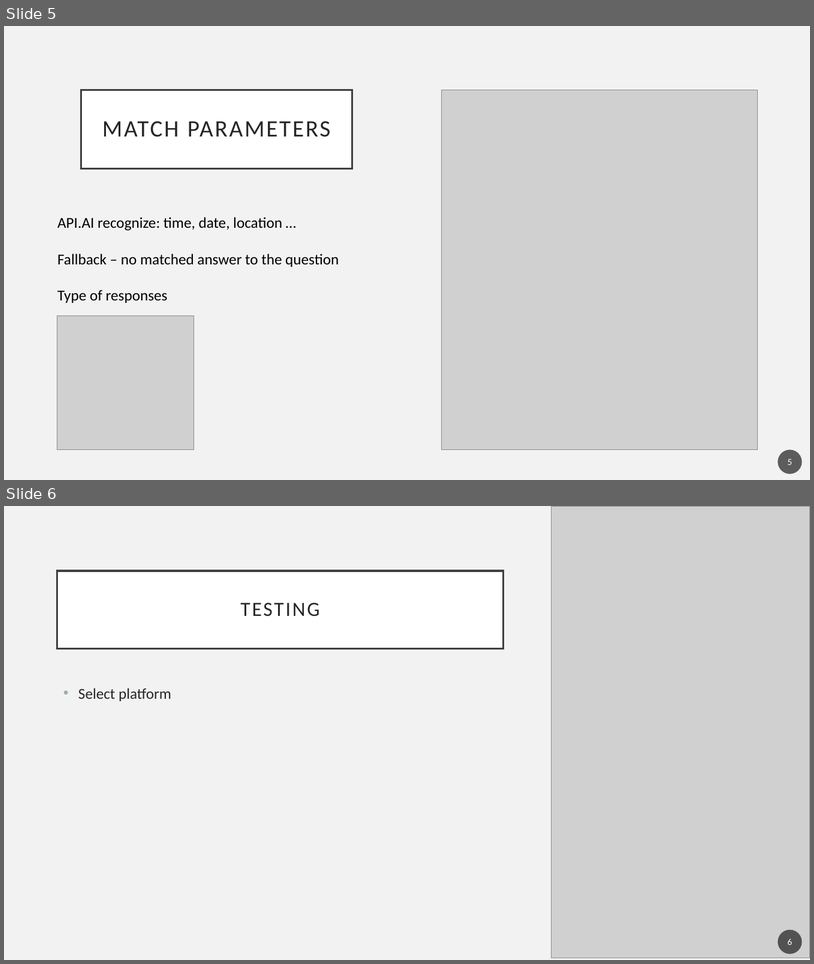
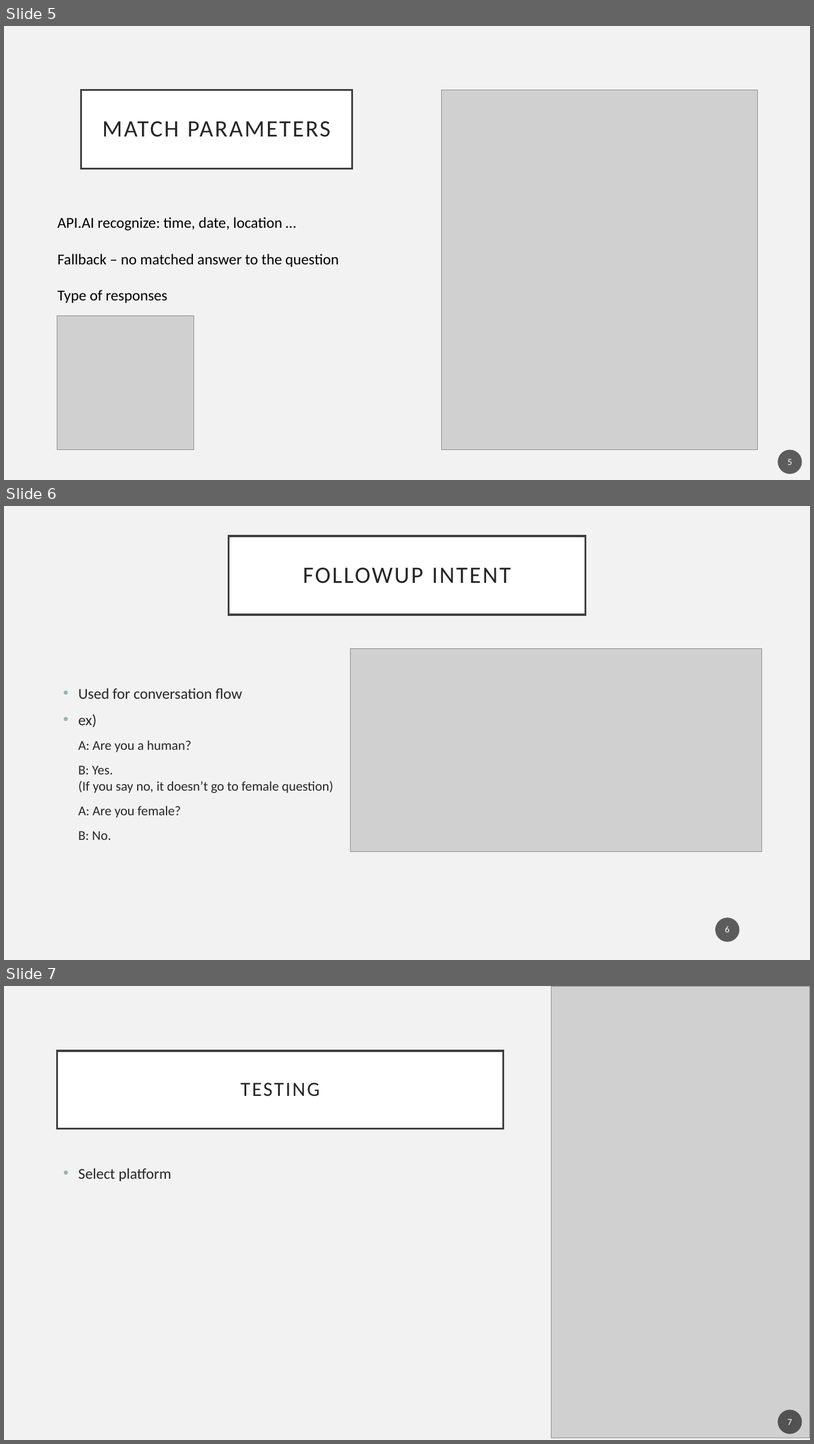
Before and after one commit to YehoonLee3/ChatBotCourse, a slide deck: 2-3 About API.AI.pptx. Shown one above the other, each under a label of ours: slides 5 and 6 before the commit, slides 5, 6 and 7 after it. The pictures are 814x964 and 814x1444 pixels, drawn with LibreOffice and Linux fonts; fonts in the diff are those of the drawing; grey boxes stand for pictures. Boxes give left, top, right and bottom in pixels: in the first picture for what was removed or moved away, otherwise in the second. Text is boxed around its words. In the diff, an @@ line names an element or a change of style, - is before the commit and + after.

```diff
--- a/2-3 About API.AI.pptx
+++ b/2-3 About API.AI.pptx
@@ slide 6 added at [4, 506, 810, 960], background #F2F2F2 @@
@@ title added at [228, 535, 586, 614], fill #FFFFFF, outline #404040 2.5 pt, 28 pt, text #262626 @@
+FOLLOWUP INTENT
@@ picture added at [351, 648, 762, 851] @@
@@ text added at [78, 688, 333, 840], 16 pt, text #262626 @@
+• Used for conversation flow
+• ex)
+  A: Are you a human?
+  B: Yes.
+  (If you say no, it doesn’t go to female question)
+  A: Are you female?
+  B: No.
@@ page number added at [716, 918, 740, 942], fill #1D1D1D at 70% opacity, 11 pt, text #FFFFFF @@
+6
@@ what was slide 6 is now slide 7 @@
@@ page number at [788, 1419, 792, 1425]: text changed @@
-6
+7
```
Also in this commit, not shown: 3 other files.
